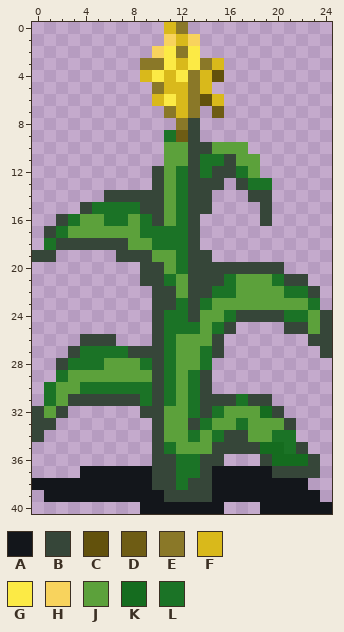
Pixel-art sprite, stored at app/src/main/resources/tex/items/131-corn_stage_2.png. Above, as it was before the edit.
The file is 25x41 pixels. Colours within 5 levels of each other are drawn and written as one.
Palette (. is transparent): A #13161b  B #364639  C #62510c  D #6e5c14  E #8a7828  F #d9b91b  G #fcea45  H #f8d35d  J #5ca13b  K #156c1f  L #1b7326
Pixels before, first column x 0:
 0 ...........FE............
 1 ...........HFH...........
 2 ..........HGEG...........
 3 .........EEGFGEF.........
 4 .........FGFGEFC.........
 5 ..........EFFEF..........
 6 ..........FGFECF.........
 7 ...........EFE.D.........
 8 ............EB...........
 9 ...........LDB...........
10 ...........JJBBJJJ.......
11 ...........JJBLLBJJ......
12 ..........BJLBLBBLJ......
13 ..........BJLBBB.BLL.....
14 ......BBBBBJLBB...BB.....
15 ....BLLLLBBJLBB....B.....
16 ..BLJJLLJLBJLB.....B.....
17 .BLJJJJJJLLLLB...........
18 .LBBBBBBJJLLLB...........
19 BB.....BBBJJLBB..........
20 .........BBJLBBBBBBBB....
21 .........BBLJBBBLJJJLBB..
22 ..........BBJBBLLJJJJLLB.
23 ..........BBLBLJJJJJJJJL.
24 ..........BLLBJJLBBBBLLJB
25 ..........BLLLJLB....BBJB
26 ....BBB...BLJJJB.......BB
27 ...BLLLLBBBLJJLB........B
28 ..BLLLJJJLBLJJL..........
29 ..LJJJJJJJBLJLB..........
30 .LJJLLLLLLBLJLB..........
31 .LJBBBBBBLBLJLBBBLBB.....
32 BJB......BBJJLBLJJJKB....
33 BB........BJJBLJJLJJJB...
34 B.........BJJLJLBBJJLL...
35 ..........BLJJJBBBBKKLB..
36 ..........BBLLBB...BKKKB.
37 ....AAAAAABBLLBAAAAABBBB.
38 AAAAAAAAAABBLBBAAAAAAAA..
39 .AAAAAAAAAABBBBAAAAAAAAA.
40 .........AAAAAAA...AAAAAA
The same view after the edit:
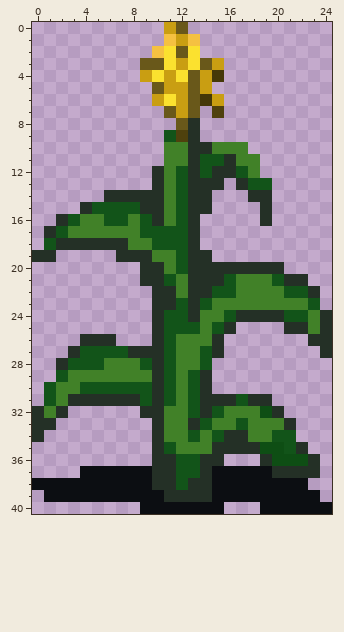
Difference:
colour A: #13161b -> #0c0e12
colour B: #364639 -> #243026
colour C: #62510c -> #453808
colour D: #6e5c14 -> #4f410d
colour E: #8a7828 -> #69581a
colour F: #d9b91b -> #c99e12
colour G: #fcea45 -> #fbe12f
colour H: #f8d35d -> #f5c141
colour J: #5ca13b -> #418128
colour K: #156c1f -> #0e4e14
colour L: #1b7326 -> #125419
Where, in picture pixels (left, top, right, bottom), the same in both pictures:
changed: (32, 22, 332, 514)
